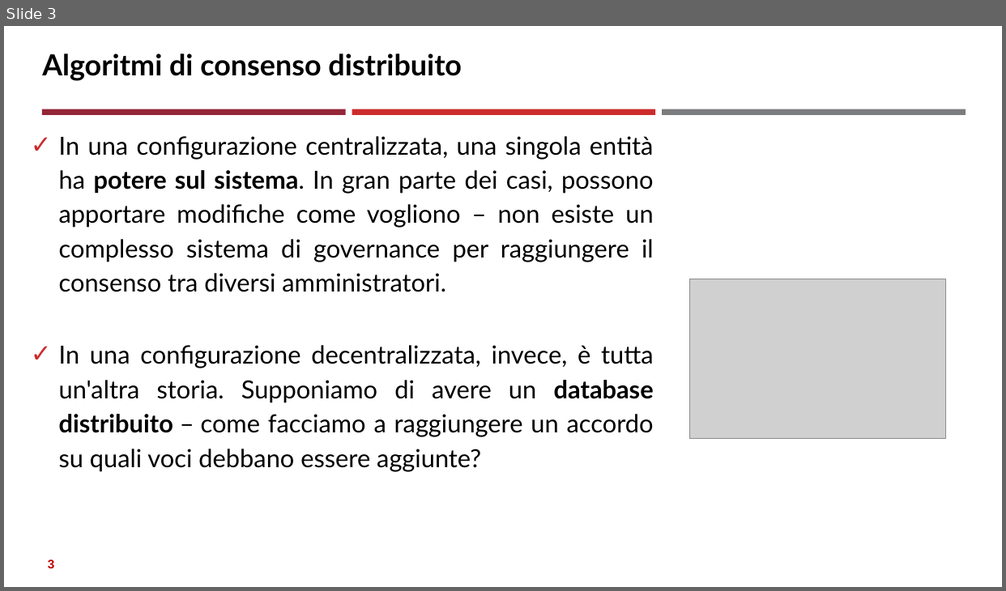
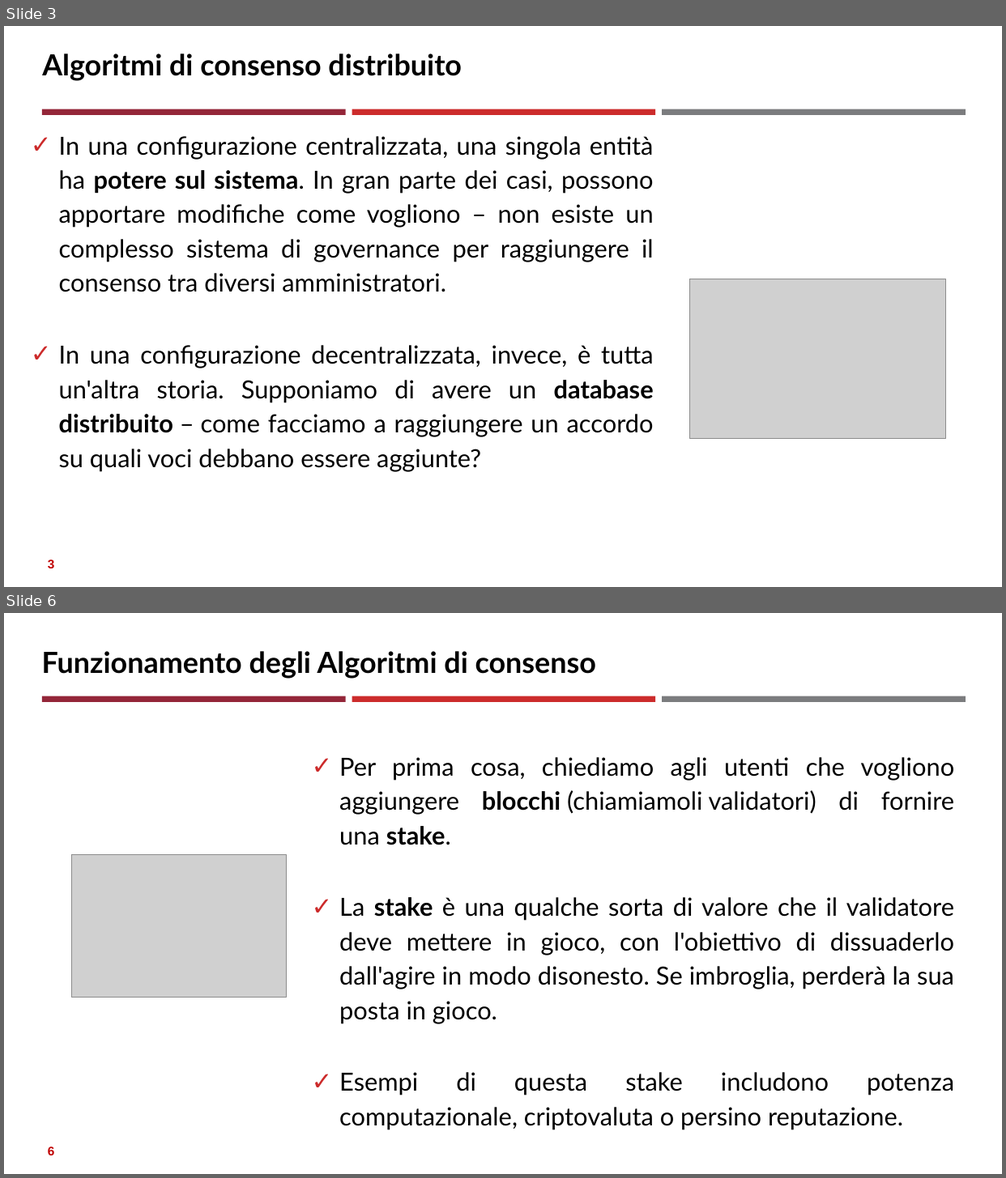
Before and after one commit to neural1977/data_science_interview_material, a slide deck: Assicurazioni/Algoritmi di consenso distribuito_ita.pptx. Shown one above the other, each under a label of ours: slide 3 before the commit, slides 3 and 6 after it; the slides between them are not shown. The pictures are 1006x591 and 1006x1178 pixels, drawn with LibreOffice and Linux fonts; fonts in the diff are those of the drawing; grey boxes stand for pictures. Boxes give left, top, right and bottom in pixels: in the first picture for what was removed or moved away, otherwise in the second. Text is boxed around its words. In the diff, an @@ line names an element or a change of style, - is before the commit and + after.

```diff
--- a/Assicurazioni/Algoritmi di consenso distribuito_ita.pptx
+++ b/Assicurazioni/Algoritmi di consenso distribuito_ita.pptx
@@ slide 6 added at (4, 613, 1002, 1174), background #FFFFFF; not listed: 3 template elements that a slide beside it also shows @@
@@ title added at (42, 651, 596, 679), 28 pt, text #000000, bold @@
+Funzionamento degli Algoritmi di consenso
@@ text added at (339, 757, 955, 1096), 24 pt, text #000000 @@
+✓ Per prima cosa, chiediamo agli utenti che vogliono aggiungere blocchi (chiamiamoli validatori) di fornire una stake.
+✓ La stake è una qualche sorta di valore che il validatore deve mettere in gioco, con l'obiettivo di dissuaderlo dall'agire in modo disonesto. Se imbroglia, perderà la sua posta in gioco.
+✓ Esempi di questa stake includono potenza computazionale, criptovaluta o persino reputazione.
@@ picture added at (71, 855, 286, 998) @@
@@ page number added at (48, 1147, 55, 1156), 12 pt, text #C00000, bold @@
+6
```
Also in this commit, not shown: 2 slides changed, 3 other slides added, 2 other files.
